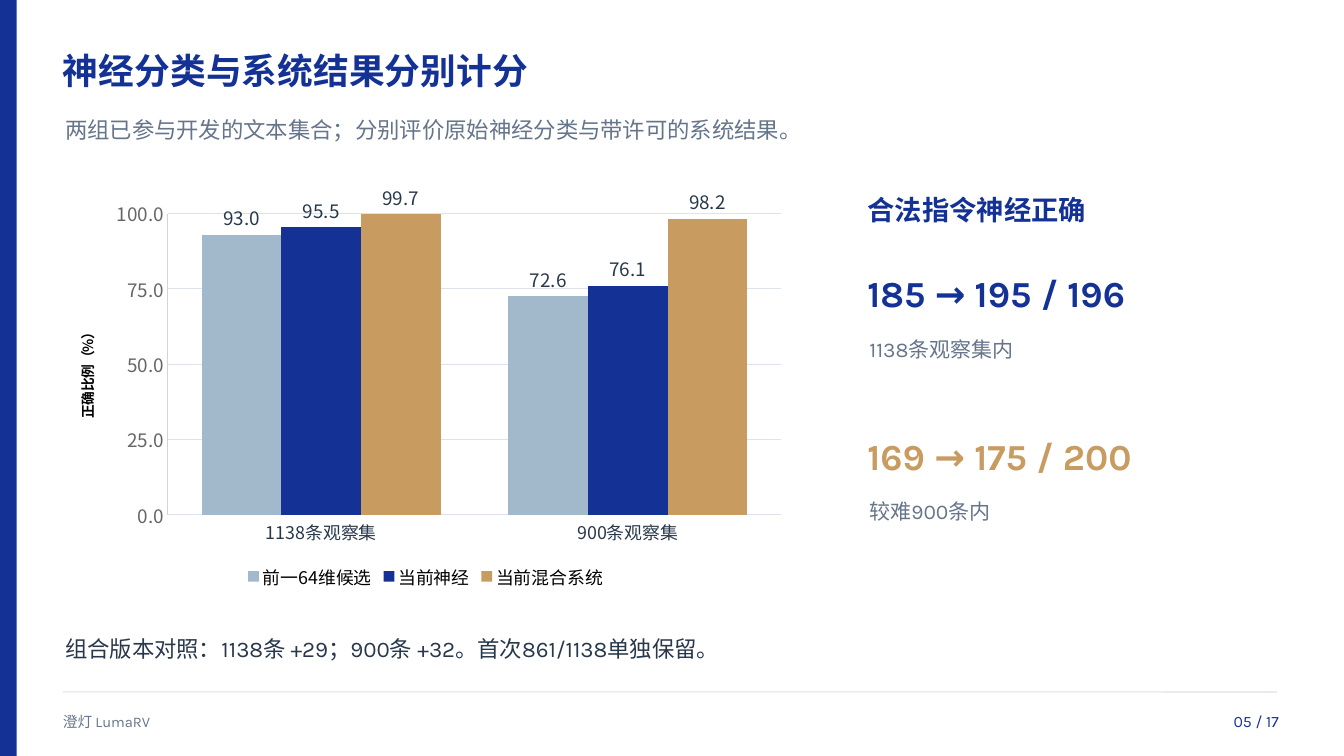
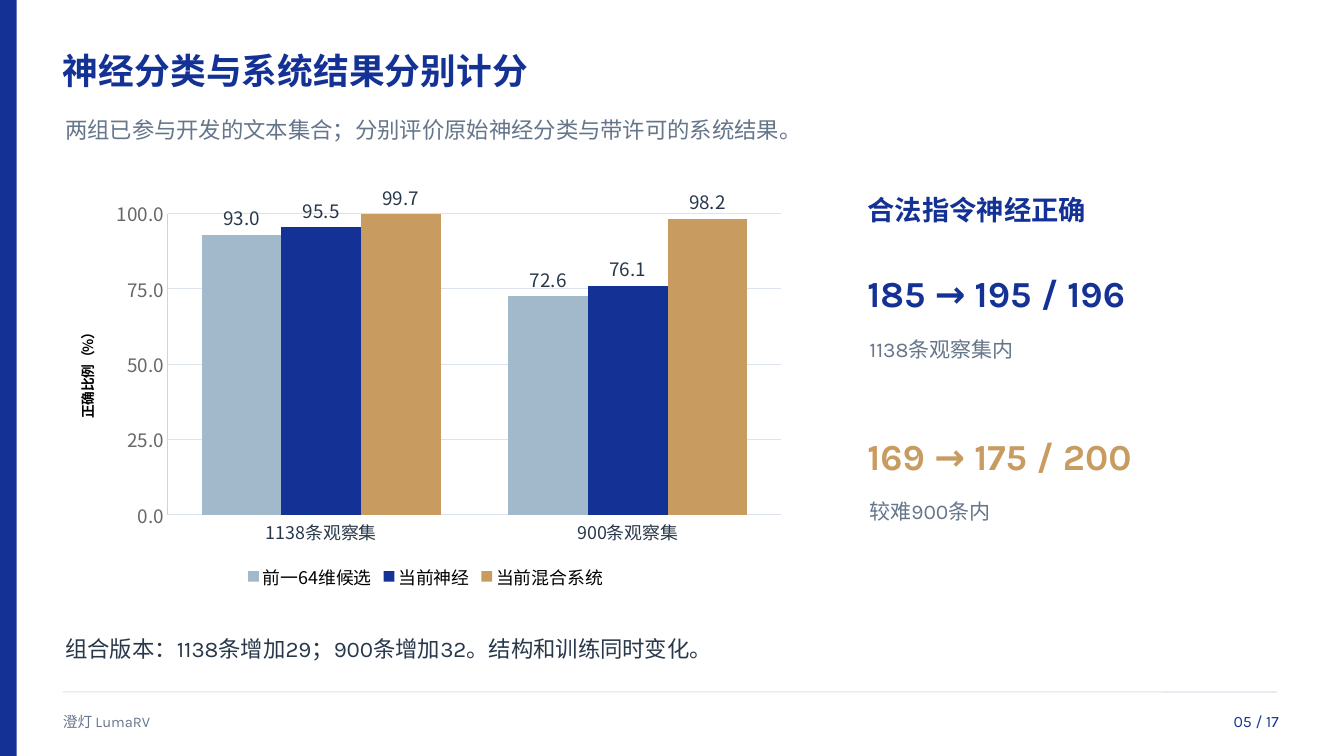
Before and after one commit to luffy1688/FPGA-RISC-CPU, a slide deck: slide 5 of docs/LumaRV_答辩演示.pptx. Drawn at 1344x756 pixels with LibreOffice and Linux fonts; fonts in the diff are those of the drawing. Boxes give left, top, right and bottom in pixels: in the first picture for what was removed or moved away, otherwise in the second. Text is boxed around its words. In the diff, an @@ line names an element or a change of style, - is before the commit and + after.

```diff
--- a/docs/LumaRV_答辩演示.pptx
+++ b/docs/LumaRV_答辩演示.pptx
@@ text at box(65, 638, 712, 661): text changed @@
-组合版本对照：1138条 +29；900条 +32。首次861/1138单独保留。
+组合版本：1138条增加29；900条增加32。结构和训练同时变化。
```
Also in this commit, not shown: 9 other slides changed, 24 other files.
